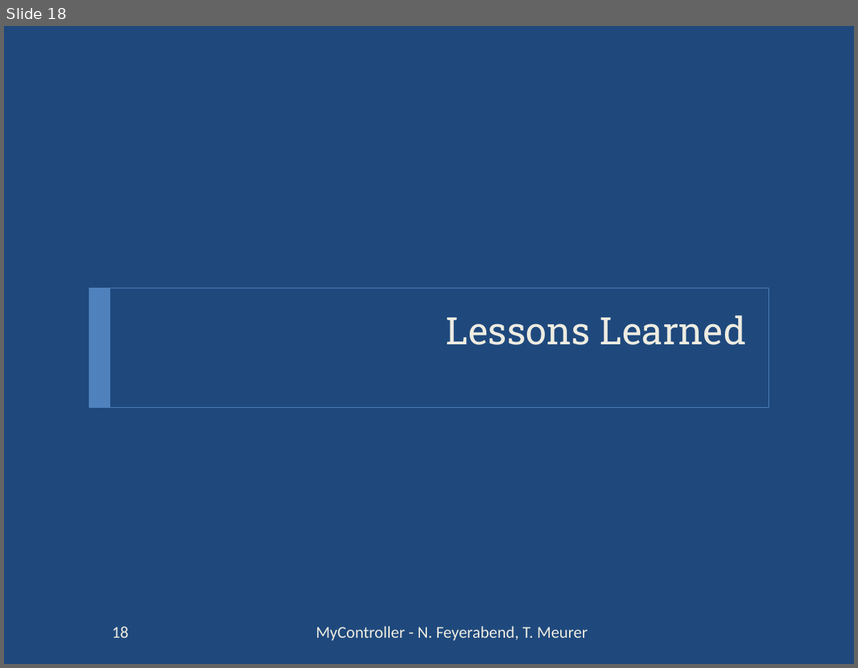
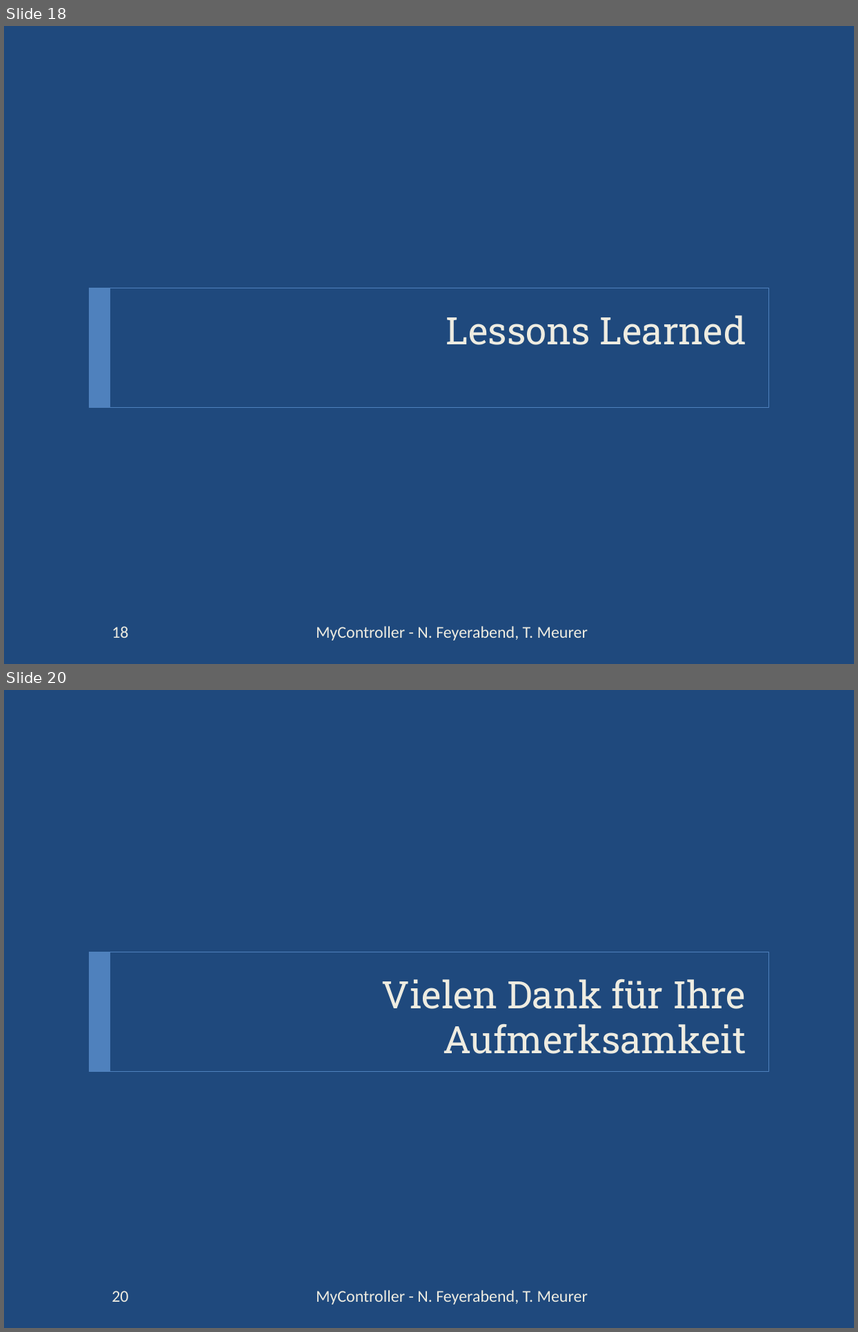
Before and after one commit to iBot/WP_SHC, a slide deck: dokumente/Präsentation/MyController.pptx. Shown one above the other, each under a label of ours: slide 18 before the commit, slides 18 and 20 after it; the slides between them are not shown. The pictures are 858x668 and 858x1332 pixels, drawn with LibreOffice and Linux fonts; fonts in the diff are those of the drawing. Boxes give left, top, right and bottom in pixels: in the first picture for what was removed or moved away, otherwise in the second. Text is boxed around its words. In the diff, an @@ line names an element or a change of style, - is before the commit and + after.

```diff
--- a/dokumente/Präsentation/MyController.pptx
+++ b/dokumente/Präsentation/MyController.pptx
@@ slide 20 added at [4, 690, 854, 1328], background #1F497D; not listed: 2 template elements that a slide beside it also shows @@
@@ title added at [382, 978, 746, 1054], 32 pt, text #EEECE1 @@
+Vielen Dank für Ihre Aufmerksamkeit
@@ text added at [316, 1290, 588, 1304], 14 pt, text #EEECE1 @@
+MyController - N. Feyerabend, T. Meurer
@@ page number added at [112, 1290, 128, 1301], 14 pt, text #EEECE1 @@
+20
```
Also in this commit, not shown: 1 slide changed.
